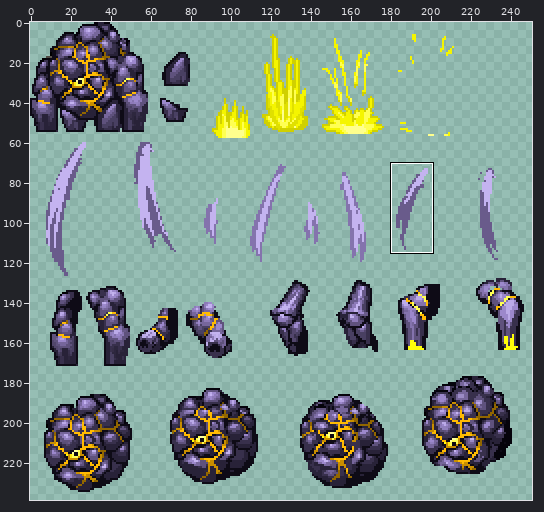
Two states of a sprite sheet, Assets/Enemies/Tier01/EarthRock/EarthRock.png. Above: a wide view before the commit, with the close-up outlined.
Close-up. Before:
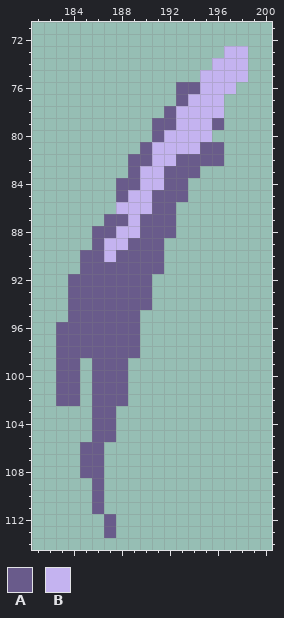
The file is 251x272 pixels. Colours within 5 levels of each other are drawn and written as one. Shown: x 181..200, y 71..114. The wide view leaves out empty margins. The commit also changed other parts of the picture, which this record leaves out.
Palette (. is transparent): A #695b8b  B #c4b3f0
Pixels before, first column x 183:
 73 ..............BB
 74 .............BBB
 75 ............BBBB
 76 ..........AABBB.
 77 ..........ABBB..
 78 .........ABBBB..
 79 ........AABBBA..
 80 ........ABBBB...
 81 .......ABBBBAA..
 82 ......AABBAAAA..
 83 ......ABBAAA....
 84 .....AABBAA.....
 85 .....ABBAAA.....
 86 .....BBBAA......
 87 ....AABAAA......
 88 ...AABBAAA......
 89 ...ABBAAA.......
 90 ..AABAAAA.......
 91 ..AAAAAAA.......
 92 .AAAAAAA........
 93 .AAAAAAA........
 94 .AAAAAAA........
 95 .AAAAAA.........
 96 AAAAAAA.........
 97 AAAAAAA.........
 98 AAAAAAA.........
 99 AA.AAA..........
100 AA.AAA..........
101 AA.AAA..........
102 AA.AAA..........
103 ...AA...........
104 ...AA...........
105 ...AA...........
106 ..AA............
107 ..AA............
108 ..AA............
109 ...A............
110 ...A............
111 ...A............
112 ....A...........
113 ....A...........
New version:
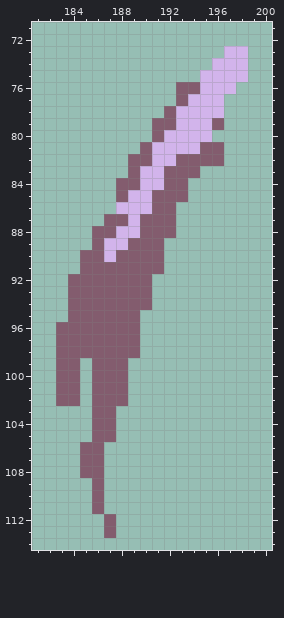
From old to new:
colour A: #695b8b -> #835c6e
colour B: #c4b3f0 -> #d2b4eb
